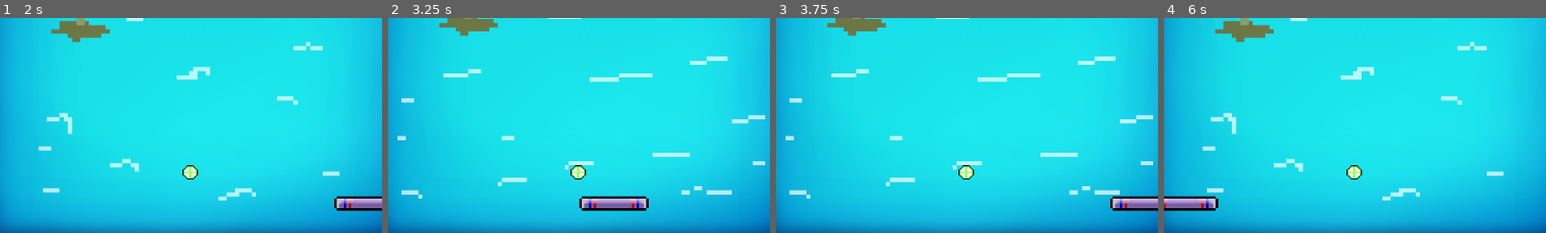
Above: before the commit, frames 1-4 (left to right).
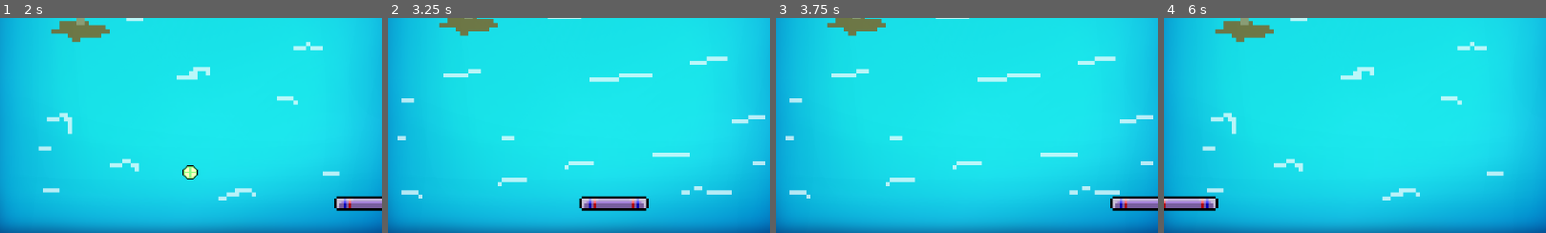
Above: after the commit, the same moments.

Repository: JoshuaSaayo/erotic-brick-game
Game: Godot game, scene res://UI/menu.tscn
Same seed, same stepped clock (60 frames per second), same inputs: the game is played once before the commit and once after it.
Inputs:
- Up to frame 1 (2 s): click "Start Game" at 0.5 s; hold D (right) from 1.28 s (still down)
- Up to frame 2 (3.25 s): release D (right) at 2.03 s; hold A (left) 2.03-2.78 s; hold D (right) from 2.78 s (still down)
- Up to frame 3 (3.75 s): keep holding D (right)
- Up to frame 4 (6 s): release D (right) at 4.28 s; hold A (left) from 4.28 s (still down)
The pictures show only the part of the screen within x 41-91%, y 48-98%; the shares and areas given below are measured in that part.

Frame 1 is identical in both runs. In frame 2, 0.2% of the frame differs, in the area x 47-52%, y 68-76%; in frame 3, 0.2%; in frame 4, 0.2%.

Commit message:
fixed HUD

Diff:
--- /dev/null
+++ b/erotic-brick-game/main_scenes/animation_manager.gd
@@ -0,0 +1 @@
+extends Node2D
--- a/erotic-brick-game/main_scenes/game.tscn
+++ b/erotic-brick-game/main_scenes/game.tscn
@@ -29,6 +29,7 @@
 [node name="game" type="Node2D"]
 
 [node name="Arcade" type="Node2D" parent="."]
+position = Vector2(640, 360)
 
 [node name="CharacterSprite" type="Node2D" parent="Arcade"]
 position = Vector2(-1, 1)
@@ -69,8 +70,6 @@
 [node name="Marker2D" type="Marker2D" parent="Arcade"]
 position = Vector2(-6, -156)
 
-[node name="Camera2D" type="Camera2D" parent="Arcade"]
-
 [node name="paddle" parent="Arcade" instance=ExtResource("1_wwb56")]
 position = Vector2(202, 293)
 collision_layer = 2
Not shown, added: erotic-brick-game/main_scenes/animation_manager.gd.uid
